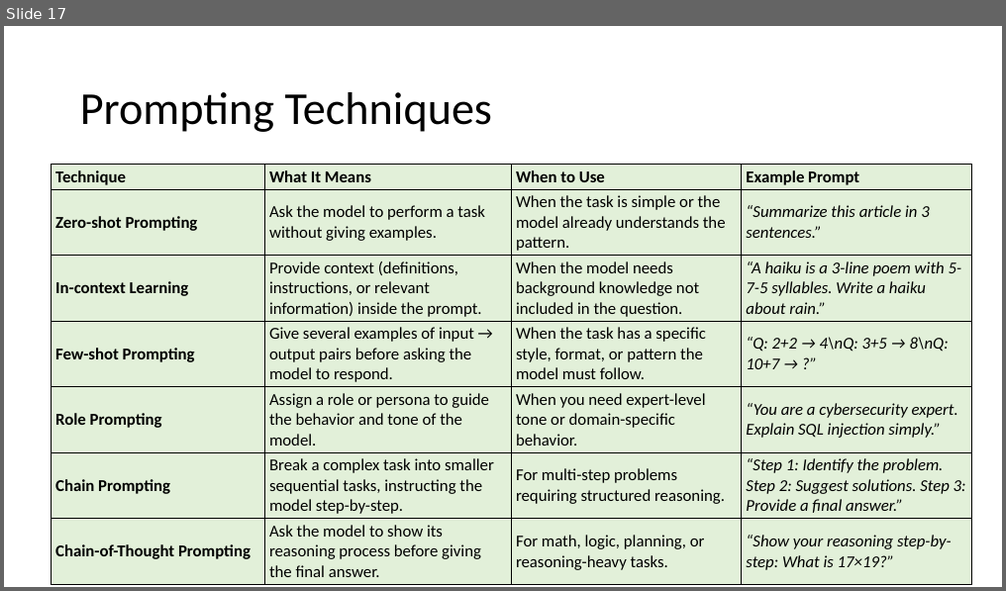
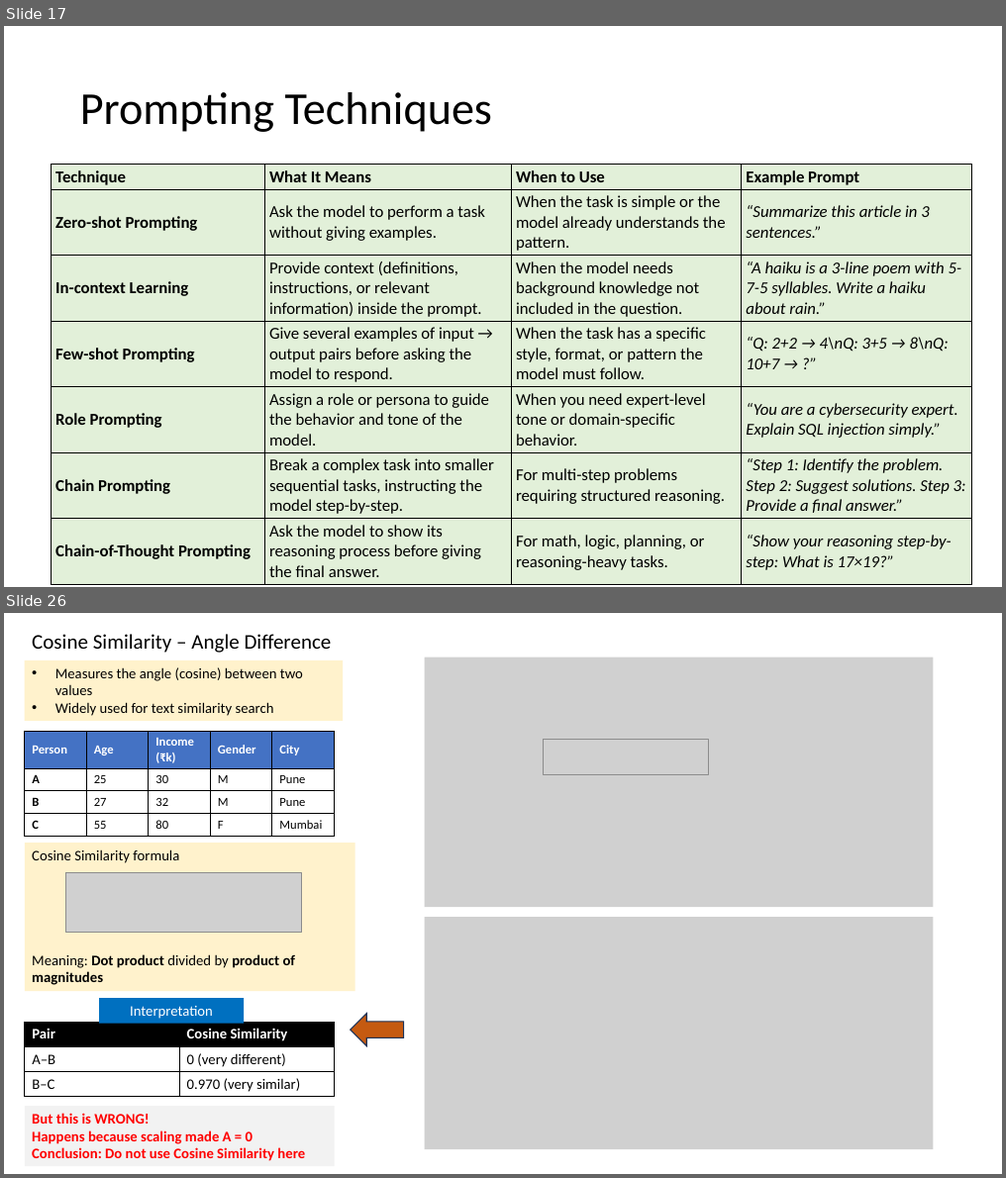
Before and after one commit to atulkahatecdac/agenticai_real, a slide deck: presentation/no-code-low-code-realpage.pptx. Shown one above the other, each under a label of ours: slide 17 before the commit, slides 17 and 26 after it; the slides between them are not shown. The pictures are 1006x591 and 1006x1178 pixels, drawn with LibreOffice and Linux fonts; fonts in the diff are those of the drawing; grey boxes stand for pictures. Boxes give left, top, right and bottom in pixels: in the first picture for what was removed or moved away, otherwise in the second. Text is boxed around its words. In the diff, an @@ line names an element or a change of style, - is before the commit and + after.

```diff
--- a/presentation/no-code-low-code-realpage.pptx
+++ b/presentation/no-code-low-code-realpage.pptx
@@ slide 26 added at (4,613,1002,1174), background #FFFFFF @@
@@ text added at (32,634,332,653), 20 pt, text #000000 @@
+Cosine Similarity – Angle Difference
@@ rectangle added at (24,661,343,721), fill #FFF2CC, 14 pt, text #000000 @@
+• Measures the angle (cosine) between two values
+• Widely used for text similarity search
@@ picture added at (425,658,933,907) @@
@@ table added at (24,731,335,836), 4 rows, 5 columns @@
+Person | Age | Income (₹k) | Gender | City
+A | 25 | 30 | M | Pune
+B | 27 | 32 | M | Pune
+C | 55 | 80 | F | Mumbai
@@ picture added at (544,739,709,774) @@
@@ rectangle added at (24,843,355,992), fill #FFF2CC, 14 pt, text #000000 @@
+Cosine Similarity formula
+Meaning: Dot product divided by product of magnitudes
@@ picture added at (65,872,302,932) @@
@@ picture added at (425,917,933,1150) @@
@@ rectangle added at (99,998,244,1024), fill #0070C0, 14 pt, text #FFFFFF @@
+Interpretation
@@ table added at (24,1022,334,1096), 3 rows, 2 columns @@
+Pair | Cosine Similarity
+A–B | 0 (very different)
+B–C | 0.970 (very similar)
@@ left arrow added at (350,1014,404,1047), fill #C55A11, outline #1E3256 1 pt @@
@@ rectangle added at (24,1106,334,1167), fill #F2F2F2, 14 pt, text #FF0000, bold @@
+But this is WRONG!
+Happens because scaling made A = 0
+Conclusion: Do not use Cosine Similarity here
```
Also in this commit, not shown: 2 slides changed, 83 other slides added.
